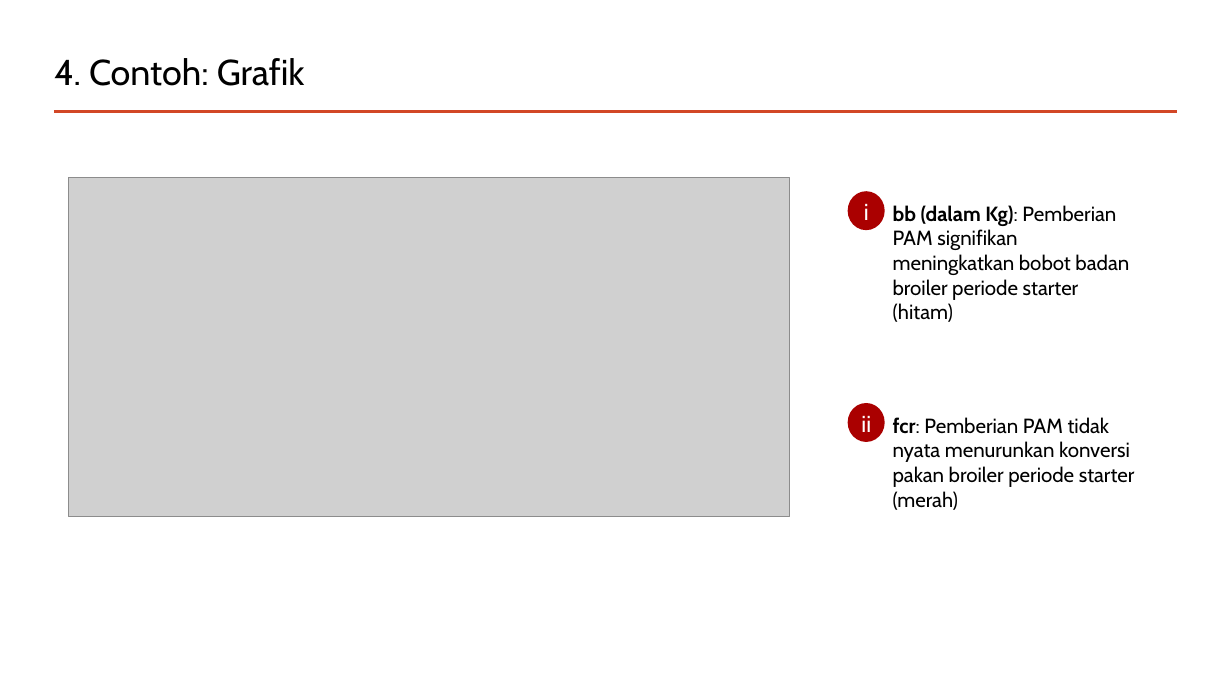
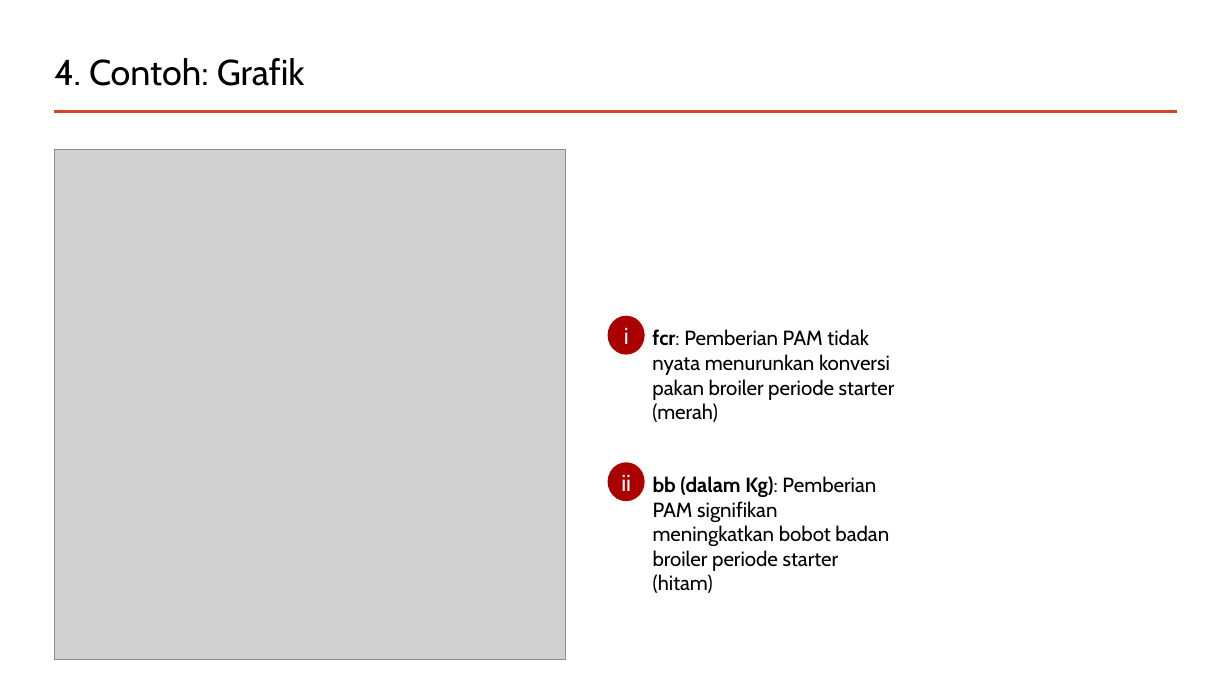
Before and after one commit to mohammad-miftakhus-sholikin/pelatihan-2020-metal, a slide deck: slide 17 of ch3_reference/Presentation_2022__Sholikin.pptx. Drawn at 1232x693 pixels with LibreOffice and Linux fonts; fonts in the diff are those of the drawing; grey boxes stand for pictures. Boxes give left, top, right and bottom in pixels: in the first picture for what was removed or moved away, otherwise in the second. Text is boxed around its words. In the diff, an @@ line names an element or a change of style, - is before the commit and + after.

```diff
--- a/ch3_reference/Presentation_2022__Sholikin.pptx
+++ b/ch3_reference/Presentation_2022__Sholikin.pptx
@@ picture: place and size @@
-picture at [68,177,790,517]
+picture at [55,149,566,660]
@@ text "i": place and size @@
-text "i" at [864,204,869,220]
+text "i" at [624,328,629,344]
@@ ellipse: place and size @@
-ellipse at [848,403,884,442]
+ellipse at [608,316,645,355]
@@ text "fcr: Pemberian PAM tidak nyata ...": place and size @@
-text "fcr: Pemberian PAM tidak nyata ..." at [893,417,1135,510]
+text "fcr: Pemberian PAM tidak nyata ..." at [652,329,895,422]
@@ text "ii": place and size @@
-text "ii" at [861,416,871,432]
+text "ii" at [621,475,631,491]
@@ ellipse: place and size @@
-ellipse at [848,191,884,230]
+ellipse at [608,462,645,501]
@@ text "bb (dalam Kg): Pemberian PAM ...": place and size @@
-text "bb (dalam Kg): Pemberian PAM ..." at [893,205,1129,322]
+text "bb (dalam Kg): Pemberian PAM ..." at [653,476,889,593]
```
Also in this commit, not shown: 1 other slide changed, 2 other files.
